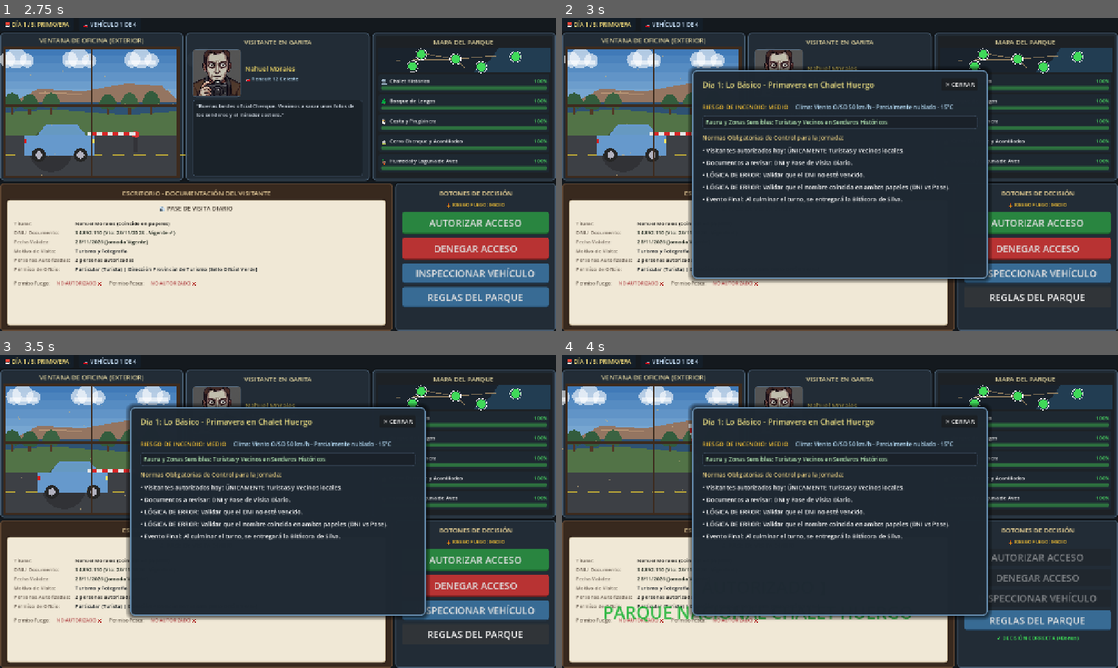
Above: before the commit, frames 1-4 (two rows, left to right).
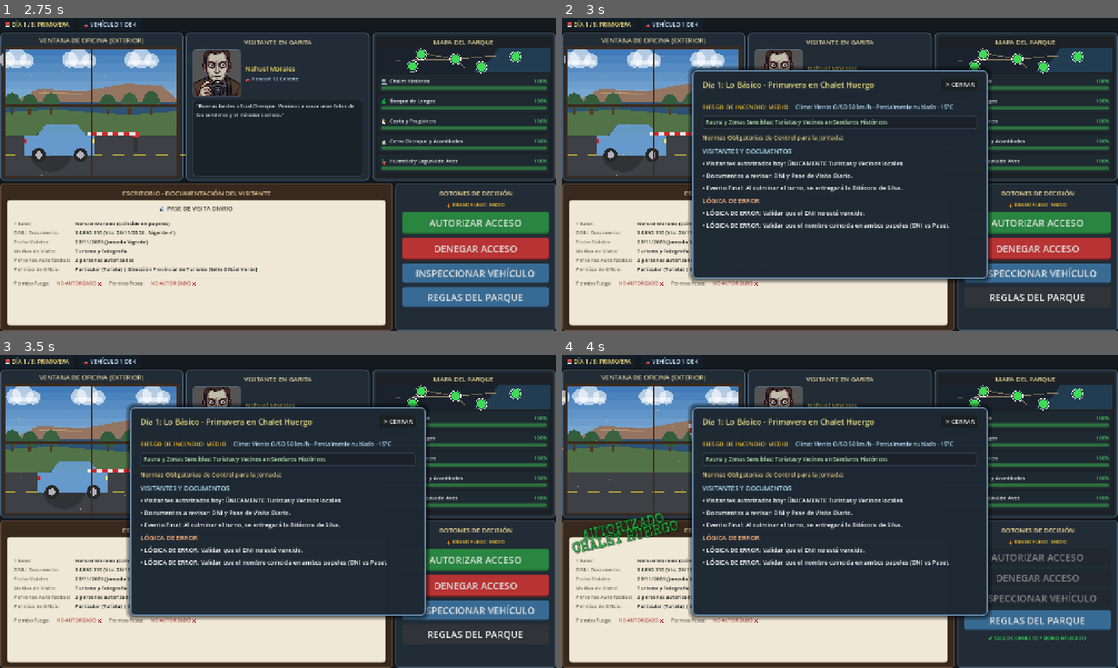
Above: after the commit, the same moments.

Repository: MontielNico/guardabosques-mrchenque
Game: Godot game, scene res://scenes/main_menu.tscn
Two runs of this game, one before a commit and one after it. Both use one fixed random seed, a clock stepped at 60 frames per second and the inputs below.
Inputs (mouse positions are in pixels of both pictures, inside the frame that each line leads up to):
- Up to frame 1 (2.75 s): click "▶ INICIAR SERVICIO (DÍA 1)" at 0.5 s; tap Enter at 1.25, 1.35, 2.1 s; move the mouse to (400, 158) at 1.27 s; click (400, 158) at 1.42 s; tap Space at 1.52, 2, 2.27 s; move the mouse to (166, 190) at 2.02 s; click (166, 190) at 2.17 s
- Up to frame 2 (3 s): click "REGLAS DEL PARQUE" at 2.75 s
- Up to frame 3 (3.5 s): no input
- Up to frame 4 (4 s): click "AUTORIZAR ACCESO" at 3.5 s

Frame 1 is identical in both runs. In frame 2, 2.7% of the frame differs, in the area x 25-70%, y 41-68%; in frame 3, 2.7%; in frame 4, 4.2%, in the area x 1-95%, y 41-92%.

Commit message:
cambio de ventana de reglas y cambio en el sello de aceptado/rechazado

Diff:
--- a/scripts/data_db.gd
+++ b/scripts/data_db.gd
@@ -4,10 +4,99 @@
 # Base de Datos y Spawner de Visitantes para la Progresión de 5 Días
 # Estructurado estrictamente según los parámetros de promt.txt
 
-static func get_day_info(day_number: int) -> Dictionary:
+static func _get_day_rule_list(day_number: int) -> Array:
 	match day_number:
 		1:
-			return {
+			return [
+				"Visitantes autorizados hoy: ÚNICAMENTE Turistas y Vecinos locales.",
+				"Documentos a revisar: DNI y Pase de Visita Diario.",
+				"LÓGICA DE ERROR: Validar que el DNI no esté vencido.",
+				"LÓGICA DE ERROR: Validar que el nombre coincida en ambos papeles (DNI vs Pase).",
+				"Evento Final: Al culminar el turno, se entregará la Bitácora de Silva."
+			]
+		2:
+			return [
+				"Visitantes autorizados: Se suman Trabajadores (técnicos, guías, oficios).",
+				"Documentos a revisar: DNI, Pase de Visita y Permiso de Actividad.",
+				"LÓGICA DE ERROR: Validar DNI vigente y coincidencia de nombres en los 3 documentos.",
+				"El reto de hoy es validar datos básicos con mayor cantidad de papeles en el escritorio.",
+				"Evento Obligatorio: Atento a la llegada de un Pescador Raro de costa."
+			]
+		3:
+			return [
+				"Visitantes autorizados: Se suman Científicos y Acampantes.",
+				"LÓGICA DE ERROR: VALIDACIÓN DE DIÁLOGOS (La palabra vs el papel).",
+				"El diálogo del visitante debe coincidir con la Actividad Autorizada en su Permiso.",
+				"NO SE INCLUYE mecánica de inspección de baúl: Priorizar la declaración oral.",
+				"Evento Ambiental: Niebla costera activa en toda la seccional.",
+				"Evento Obligatorio: Trabajador nocturno sin documentos válidos a medianoche (Decisión ramificada)."
+			]
+		4:
+			return [
+				"RITMO: Fila rápida con todos los casos mezclados.",
+				"LÓGICA DE ERROR: Cruzar todos los datos visuales, DNI, nombres y diálogos.",
+				"Evento Ambiental: Alerta de Marea Alta en la base del acantilado.",
+				"Evento Obligatorio: Atento a documentos anómalos extraviados (Foto de 1920 y Mapa de Túneles)."
+			]
+		5:
+			return [
+				"LÓGICA DE ERROR: DETECCIÓN DE ANOMALÍAS ACTIVADA.",
+				"RECHAZAR si el documento tiene SELLO NEGRO.",
+				"RECHAZAR si el documento está FIRMADO POR SILVA.",
+				"RECHAZAR si la fecha es ILÓGICA (ej. 1980 o 2099).",
+				"Evento Final: El Hombre Sin Rostro con documento de 1980 (Decisión que define el destino)."
+			]
+		_:
+			return []
+
+static func _rule_key(rule_text: String) -> String:
+	var text = rule_text.strip_edges().to_lower()
+	text = text.replace("lógica de error:", "")
+	text = text.replace("visitantes autorizados hoy:", "")
+	text = text.replace("visitantes autorizados:", "")
+	text = text.replace("documentos a revisar:", "")
+	text = text.replace("evento final:", "")
+	text = text.replace("evento obligatorio:", "")
+	text = text.replace("evento ambiental:", "")
+	text = text.replace("ritmo:", "")
+	text = text.replace("no se incluye", "")
+	text = text.replace("no incluye", "")
+	text = text.replace("  ", " ")
+	text = text.strip_edges()
+	return text
+
+static func _add_unique_rule(accumulated: Array[String], rule_text: String) -> void:
+	var key = _rule_key(rule_text)
+	for existing in accumulated:
+		if _rule_key(existing) == key:
+			return
+	accumulated.append(rule_text)
+
+static func _is_error_rule(rule_text: String) -> bool:
+	var text = rule_text.strip_edges().to_upper()
+	return text.begins_with("LÓGICA DE ERROR") or text.begins_with("RECHAZAR SI") or text.contains("DETECCIÓN DE ANOMALÍAS") or text.contains("VALIDACIÓN DE DIÁLOGOS") or text.contains("NO SE INCLUYE")
+
+static func get_cumulative_rules(day_number: int) -> Array[String]:
+	return _get_day_rule_list(day_number)
+
+static func get_cumulative_rule_sections(day_number: int) -> Dictionary:
+	var visitors_and_documents: Array[String] = []
+	var error_logic: Array[String] = []
+	for rule in _get_day_rule_list(day_number):
+		if _is_error_rule(rule):
+			_add_unique_rule(error_logic, rule)
+		else:
+			_add_unique_rule(visitors_and_documents, rule)
+	return {
+		"visitors_and_documents": visitors_and_documents,
+		"error_logic": error_logic
+	}
+
+static func get_day_info(day_number: int) -> Dictionary:
+	var base_day_info: Dictionary = {}
+	match day_number:
+		1:
+			base_day_info = {
 				"title": "Día 1: Lo Básico - Primavera en Chalet Huergo",
 				"season": "Primavera",
 				"weather": "Viento O/SO 50 km/h - Parcialmente nublado - 15°C",
@@ -23,7 +112,7 @@
 				]
 			}
 		2:
-			return {
+			base_day_info = {
 				"title": "Día 2: Validación Extendida - Más Papeles en la Mesa",
 				"season": "Verano Seco",
 				"weather": "Viento N 35 km/h - Clima seco y soleado - 27°C",
@@ -39,7 +128,7 @@
 				]
 			}
 		3:
-			return {
+			base_day_info = {
 				"title": "Día 3: La Palabra vs El Papel y Niebla",
 				"season": "Verano Tardío con Niebla",
 				"weather": "Viento Calmo / Marítimo - Niebla Densa del Atlántico - 12°C",
@@ -56,7 +145,7 @@
 				]
 			}
 		4:
-			return {
+			base_day_info = {
 				"title": "Día 4: Falsificaciones Múltiples y Marea Alta",
 				"season": "Otoño Inicial - Pleamar",
 				"weather": "Viento Sur 40 km/h - Marea Alta Anormal y Vibraciones - 10°C",
@@ -71,7 +160,7 @@
 				]
 			}
 		5:
-			return {
+			base_day_info = {
 				"title": "Día 5: El Legado de Silva - Detección de Anomalías",
 				"season": "Otoño Pleno - Clímax",
 				"weather": "Viento SO 65 km/h - Silencio de Radio y Sirenas - 6°C",
@@ -88,6 +177,13 @@
 			}
 		_:
 			return {}
+	if not base_day_info.is_empty():
+		var day_rules: Array = _get_day_rule_list(day_number)
+		base_day_info["rules_summary"] = day_rules
+		base_day_info["daily_rules_summary"] = day_rules
+		base_day_info["cumulative_rules_summary"] = day_rules
+		base_day_info["cumulative_rule_sections"] = get_cumulative_rule_sections(day_number)
+	return base_day_info
 
 static func get_visitors_for_day(day_number: int) -> Array[Dictionary]:
 	match day_number:
--- a/scripts/document_view.gd
+++ b/scripts/document_view.gd
@@ -3,6 +3,8 @@
 
 # Visualización e Interacción de los Documentos del Visitante (Ventana 4: Escritorio)
 # Muestra DNI, Pase de Visita Diario, Permiso de Actividad, Firmas, Sellos y Anomalías
+
+const FONT_SPECIAL_ELITE: FontFile = preload("res://fonts/SpecialElite-Regular.ttf")
 
 @onready var doc_title: Label = $Margin/VBox/Header/DocTitle
 @onready var name_val: Label = $Margin/VBox/Grid/NameVal
@@ -18,14 +20,45 @@
 
 var is_stamped: bool = false
 
+func _configure_stamp_visual() -> void:
+	if not stamp_visual:
+		return
+	stamp_visual.visible = false
+	stamp_visual.horizontal_alignment = HORIZONTAL_ALIGNMENT_CENTER
+	stamp_visual.vertical_alignment = VERTICAL_ALIGNMENT_CENTER
+	stamp_visual.autowrap_mode = TextServer.AUTOWRAP_OFF
+	stamp_visual.add_theme_font_override("font", FONT_SPECIAL_ELITE)
+	stamp_visual.add_theme_font_size_override("font_size", 28)
+	stamp_visual.add_theme_constant_override("line_spacing", -10)
+	stamp_visual.add_theme_constant_override("outline_size", 3)
+	stamp_visual.add_theme_color_override("font_outline_color", Color(0.18, 0.12, 0.07, 0.85))
+	stamp_visual.add_theme_color_override("font_shadow_color", Color(0.0, 0.0, 0.0, 0.22))
+	stamp_visual.add_theme_constant_override("shadow_offset_x", 2)
+	stamp_visual.add_theme_constant_override("shadow_offset_y", 2)
+	stamp_visual.modulate = Color(1.0, 1.0, 1.0, 0.0)
+	stamp_visual.rotation = 0.0
+	stamp_visual.scale = Vector2(1.0, 1.0)
+	stamp_visual.position = Vector2.ZERO
+	stamp_visual.pivot_offset = Vector2.ZERO
+	stamp_visual.set_anchors_preset(Control.PRESET_CENTER)
+	stamp_visual.offset_left = 0
+	stamp_visual.offset_top = 0
+	stamp_visual.offset_right = 0
+	stamp_visual.offset_bottom = 0
+
 func _ready() -> void:
-	if stamp_visual:
-		stamp_visual.visible = false
+	_configure_stamp_visual()
 
 func load_document(doc_data: Dictionary) -> void:
 	is_stamped = false
 	if stamp_visual:
 		stamp_visual.visible = false
+		stamp_visual.text = ""
+		stamp_visual.modulate = Color(1.0, 1.0, 1.0, 0.0)
+		stamp_visual.rotation = 0.0
+		stamp_visual.scale = Vector2(1.0, 1.0)
+		stamp_visual.position = Vector2.ZERO
+		stamp_visual.pivot_offset = Vector2.ZERO
 
 	var doc_type_str = doc_data.get("type", "Pase de Visita Diario")
 	if doc_title:
@@ -131,13 +164,47 @@
 	is_stamped = true
 	if stamp_visual:
 		stamp_visual.visible = true
+		stamp_visual.text = ""
+		stamp_visual.rotation = 0.0
+		stamp_visual.scale = Vector2.ONE
+		stamp_visual.modulate = Color(1.0, 1.0, 1.0, 0.0)
+		stamp_visual.position = Vector2.ZERO
+		stamp_visual.anchor_left = 0.5
+		stamp_visual.anchor_right = 0.5
+		stamp_visual.anchor_top = 0.5
+		stamp_visual.anchor_bottom = 0.5
+		stamp_visual.offset_left = 0
+		stamp_visual.offset_top = 0
+		stamp_visual.offset_right = 0
+		stamp_visual.offset_bottom = 0
+		stamp_visual.add_theme_font_size_override("font_size", 28)
+		stamp_visual.add_theme_constant_override("outline_size", 4)
+		stamp_visual.add_theme_constant_override("line_spacing", -8)
+
+		var stamp_color: Color
+		var stamp_text: String
+		var end_rotation: float
 		if approved:
-			stamp_visual.text = "【 AUTORIZADO 】\nPARQUE NACIONAL CHALET HUERGO"
-			stamp_visual.modulate = Color(0.1, 0.7, 0.2, 0.9)
-			stamp_visual.rotation = -0.1
+			stamp_text = "AUTORIZADO\nCHALET HUERGO"
+			stamp_color = Color(0.12, 0.72, 0.26, 1.0)
+			end_rotation = -0.22
 			SoundManager.play_sound("stamp_approve")
 		else:
-			stamp_visual.text = "【 DENEGADO 】\nACCESO RECHAZADO POR PROTOCOLO"
-			stamp_visual.modulate = Color(0.85, 0.12, 0.12, 0.9)
-			stamp_visual.rotation = 0.12
+			stamp_text = "DENEGADO\nNO INGRESA"
+			stamp_color = Color(0.82, 0.18, 0.18, 1.0)
+			end_rotation = 0.25
 			SoundManager.play_sound("stamp_reject")
+
+		stamp_visual.text = stamp_text
+		stamp_visual.modulate = stamp_color
+		stamp_visual.rotation = end_rotation
+		stamp_visual.scale = Vector2(0.35, 0.35)
+		stamp_visual.position = Vector2(0, -12)
+
+		var tween = create_tween()
+		tween.set_parallel(true)
+		tween.tween_property(stamp_visual, "scale", Vector2(1.16, 1.16), 0.16).from(Vector2(0.35, 0.35)).set_trans(Tween.TRANS_ELASTIC).set_ease(Tween.EASE_OUT)
+		tween.tween_property(stamp_visual, "rotation", end_rotation, 0.18).from(end_rotation + 0.55).set_trans(Tween.TRANS_CUBIC).set_ease(Tween.EASE_OUT)
+		tween.tween_property(stamp_visual, "modulate:a", 0.96, 0.12)
+		tween.tween_property(stamp_visual, "modulate:a", 0.78, 0.2).set_delay(0.8)
+		tween.tween_property(stamp_visual, "position", Vector2(0, -8), 0.14).from(Vector2(0, -20)).set_trans(Tween.TRANS_BACK).set_ease(Tween.EASE_OUT)
--- a/scripts/main_game.gd
+++ b/scripts/main_game.gd
@@ -271,11 +271,19 @@
 
 	if feedback_lbl:
 		if decision_result.get("status") == "CORRECTO":
-			feedback_lbl.text = "✔ DECISIÓN CORRECTA (+Bonus)"
-			feedback_lbl.modulate = Color(0.25, 0.95, 0.35)
+			feedback_lbl.text = "✔ SELLO CORRECTO • BONO APLICADO"
+			feedback_lbl.modulate = Color(0.22, 0.9, 0.38)
 		else:
-			feedback_lbl.text = "✖ ERROR EN REVISIÓN (Multa aplicada)"
-			feedback_lbl.modulate = Color(0.95, 0.25, 0.25)
+			feedback_lbl.text = "✖ INCONSISTENCIA DETECTADA • MULTA"
+			feedback_lbl.modulate = Color(0.96, 0.32, 0.32)
+		feedback_lbl.visible = true
+		feedback_lbl.scale = Vector2(1.08, 1.08)
+		feedback_lbl.pivot_offset = feedback_lbl.size * 0.5
+		var feed_tween = create_tween()
+		feed_tween.set_parallel(true)
+		feed_tween.tween_property(feedback_lbl, "scale", Vector2.ONE, 0.25).set_trans(Tween.TRANS_BACK).set_ease(Tween.EASE_OUT)
+		feed_tween.tween_property(feedback_lbl, "modulate:a", 1.0, 0.12)
+		feed_tween.tween_property(feedback_lbl, "rotation", 0.0, 0.2).set_trans(Tween.TRANS_QUAD)
 
 	# Actualizar mapa por si hubo impacto ecológico
 	if park_map_view:
--- a/scripts/rulebook_modal.gd
+++ b/scripts/rulebook_modal.gd
@@ -31,18 +31,44 @@
 	if fauna_label:
 		fauna_label.text = "Fauna y Zonas Sensibles: " + day_info.get("protected_fauna", "")
 
-	# Llenar reglas
 	for child in rules_list.get_children():
 		child.queue_free()
 
-	var rules = day_info.get("rules_summary", [])
-	for r in rules:
+	var sections = day_info.get("cumulative_rule_sections", {})
+	var visitors_rules = sections.get("visitors_and_documents", day_info.get("rules_summary", []))
+	var error_rules = sections.get("error_logic", [])
+
+	var title_visitor = Label.new()
+	title_visitor.text = "VISITANTES Y DOCUMENTOS"
+	title_visitor.add_theme_font_size_override("font_size", 15)
+	title_visitor.modulate = Color(0.7, 0.9, 1.0)
+	rules_list.add_child(title_visitor)
+	for r in visitors_rules:
 		var r_lbl = Label.new()
 		r_lbl.text = "• " + r
 		r_lbl.autowrap_mode = TextServer.AUTOWRAP_WORD_SMART
 		r_lbl.add_theme_font_size_override("font_size", 14)
 		rules_list.add_child(r_lbl)
 
+	var title_error = Label.new()
+	title_error.text = "LÓGICA DE ERROR"
+	title_error.add_theme_font_size_override("font_size", 15)
+	title_error.modulate = Color(1.0, 0.7, 0.5)
+	rules_list.add_child(title_error)
+	if error_rules.is_empty():
+		var no_error_lbl = Label.new()
+		no_error_lbl.text = "• Sin reglas adicionales de error para este día."
+		no_error_lbl.autowrap_mode = TextServer.AUTOWRAP_WORD_SMART
+		no_error_lbl.add_theme_font_size_override("font_size", 14)
+		rules_list.add_child(no_error_lbl)
+	else:
+		for r in error_rules:
+			var r_lbl = Label.new()
+			r_lbl.text = "• " + r
+			r_lbl.autowrap_mode = TextServer.AUTOWRAP_WORD_SMART
+			r_lbl.add_theme_font_size_override("font_size", 14)
+			rules_list.add_child(r_lbl)
+
 func _on_close_pressed() -> void:
 	SoundManager.play_sound("click")
 	visible = false
